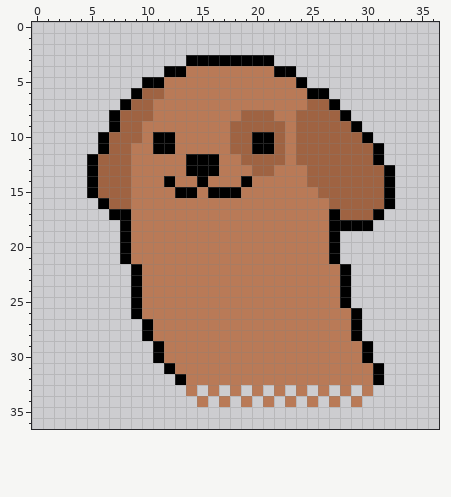
Pixel-art sprite, stored at images/dog_alphabet.png. Above, as it was before the edit.
The file is 37x37 pixels.
The result:
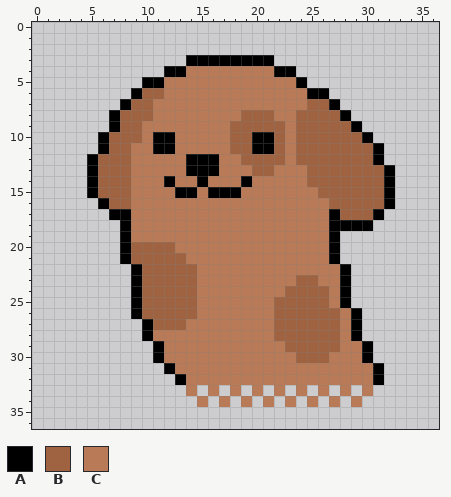
Palette (. is transparent): A #000000  B #9f6342  C #b97a57
The edit:
@@ x 7..29 @@
 19 .ACCCCCCCCCCCCCCCCCCA..
-20 .ACCCCCCCCCCCCCCCCCCA..
-21 .ACCCCCCCCCCCCCCCCCCA..
-22 ..ACCCCCCCCCCCCCCCCCCA.
-23 ..ACCCCCCCCCCCCCCCCCCA.
-24 ..ACCCCCCCCCCCCCCCCCCA.
-25 ..ACCCCCCCCCCCCCCCCCCA.
-26 ..ACCCCCCCCCCCCCCCCCCCA
-27 ...ACCCCCCCCCCCCCCCCCCA
-28 ...ACCCCCCCCCCCCCCCCCCA
-29 ....ACCCCCCCCCCCCCCCCCC
-30 ....ACCCCCCCCCCCCCCCCCC
+20 .ABBBBCCCCCCCCCCCCCCA..
+21 .ABBBBBCCCCCCCCCCCCCA..
+22 ..ABBBBBCCCCCCCCCCCCCA.
+23 ..ABBBBBCCCCCCCCCBBCCA.
+24 ..ABBBBBCCCCCCCCBBBBCA.
+25 ..ABBBBBCCCCCCCBBBBBCA.
+26 ..ABBBBBCCCCCCCBBBBBBCA
+27 ...ABBBCCCCCCCCBBBBBBCA
+28 ...ACCCCCCCCCCCBBBBBBCA
+29 ....ACCCCCCCCCCCBBBBBCC
+30 ....ACCCCCCCCCCCCBBBCCC
 31 .....ACCCCCCCCCCCCCCCCC
Changed places in both pictures, as pixel boxes (x1, y1, x2, y2):
changed: (131, 242, 197, 330)
changed: (274, 275, 340, 363)
